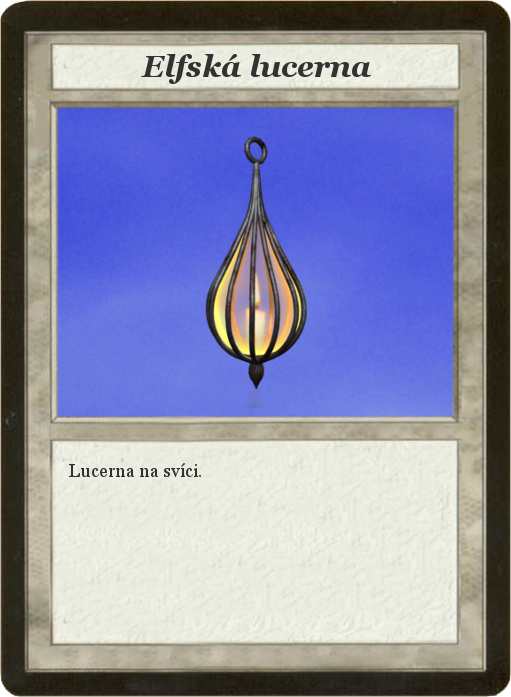
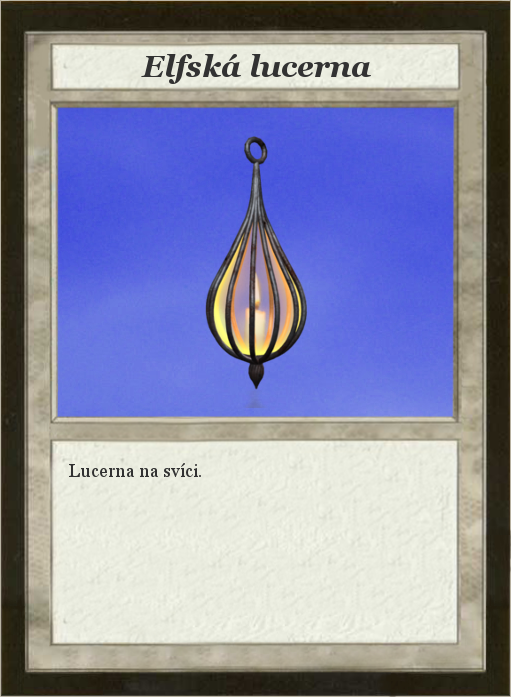
Before/after of a 511x697 layered artwork. What changed in the layer stack:
painted on "Card" over (x1=0, y1=0, x2=511, y2=697)
